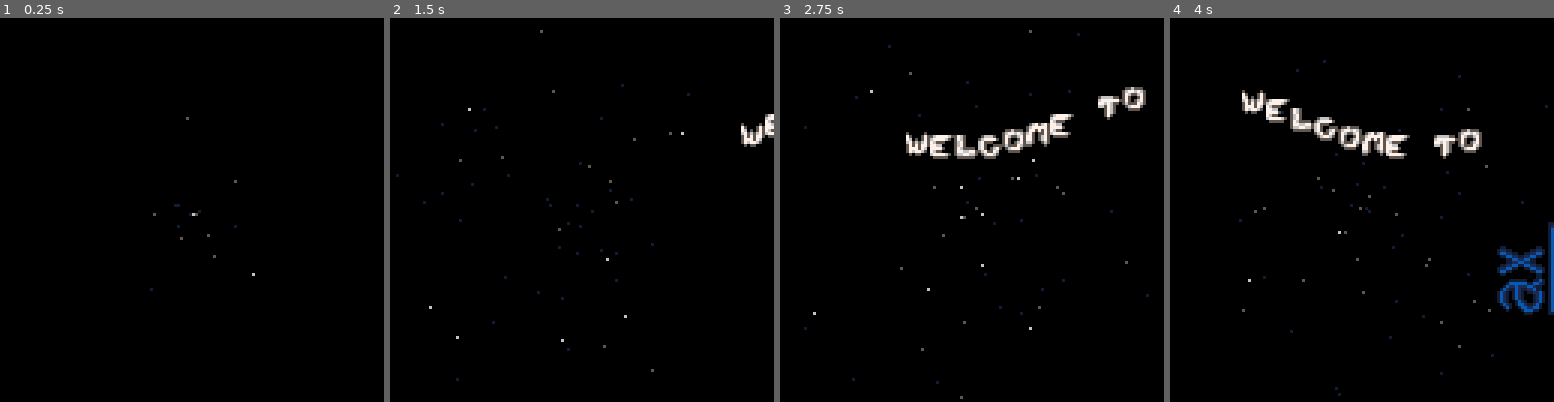
Above: before the commit, frames 1-4 (left to right).
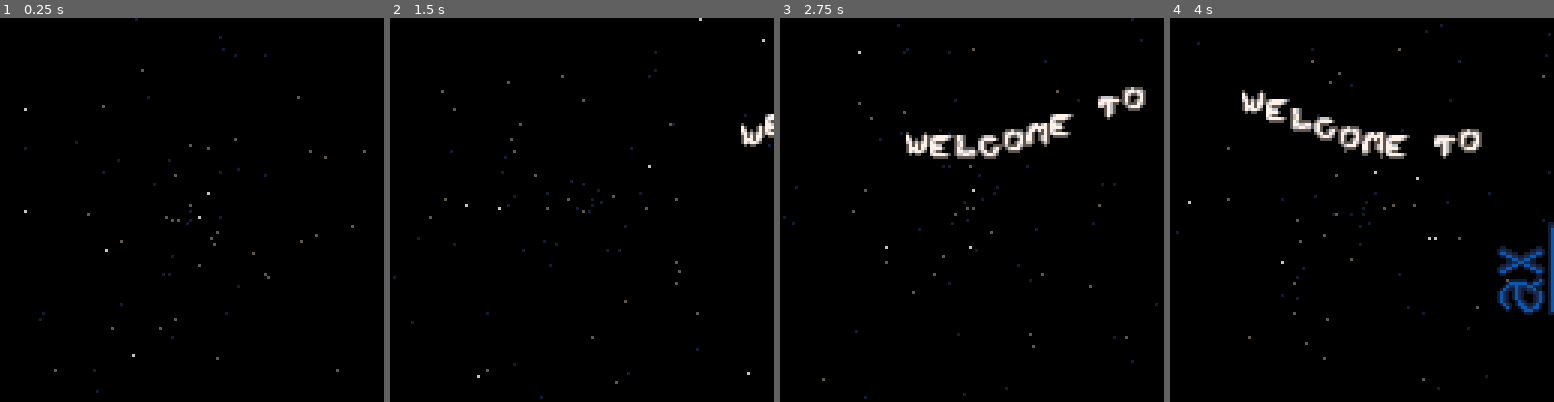
Above: after the commit, the same moments.

Repository: MichaelEllnebrand/axilans
Game: PICO-8 cartridge 2019-10/axlan2019.p8
Two runs of this game, one before a commit and one after it. Both use one fixed random seed, a clock stepped at 60 frames per second and the inputs below.
Inputs:
- Up to frame 1 (0.25 s): no input
- Up to frame 2 (1.5 s): no input
- Up to frame 3 (2.75 s): no input
- Up to frame 4 (4 s): no input

The runs differ from the first frame. In frame 1, 0.5% of the frame differs, in the area x 6-96%, y 0-98%; in frame 2, 0.8%; in frame 3, 0.7%; in frame 4, 0.8%, in the area x 1-100%, y 1-99%.

Commit message:
Refactor and merge all forward starfields

Diff:
--- a/2019-10/axlan2019.p8
+++ b/2019-10/axlan2019.p8
@@ -6,8 +6,9 @@
 
 #include main.lua
 
+#include ..\common\starfield_forward.lua
+
 #include logo.lua
-#include starfield.lua
 #include text.lua
 
 __gfx__
--- a/2019-10/main.lua
+++ b/2019-10/main.lua
@@ -4,7 +4,7 @@
     recording_start_frame = 1
     recording_end_frame = 540
 
-    init_starfield()
+    init_starfield(100,{1,1,1,1,1,5,5,5,5,6},1)
     init_text()
     init_logo()
 end
--- a/2019-10/starfield.lua
+++ /dev/null
@@ -1,30 +0,0 @@
-function init_starfield()
-    stars={}
-    starsmax=100
-    starscol={1,1,1,1,1,5,5,5,5,6}
-end
-
-function update_starfield()
-    if (#stars < starsmax) then
-        --Spawn a star
-        local speedx=(rnd(4)-2)
-        local speedy=(rnd(4)-2)
-        local spawncol=starscol[flr(1+flr(rnd(10)))]
-        star={x=64,y=64,sx=speedx,sy=speedy,col=spawncol}
-        add(stars,star)
-    end
-    -- Move all stars
-    for star in all(stars) do
-        star.x+=star.sx
-        star.y+=star.sy
-        if (star.x<0 or star.x>127 or star.y<0 or star.y>127) then
-            del(stars,star)
-        end
-    end
-end
-
-function draw_starfield()
-    for star in all(stars) do
-        pset(star.x,star.y,star.col)
-    end
-end
--- a/2023-10/axilans2023.p8
+++ b/2023-10/axilans2023.p8
@@ -6,9 +6,10 @@
 
 #include main.lua
 
+#include ..\common\starfield_forward.lua
+
 #include logo.lua
 #include tunnel.lua
-#include starfield.lua
 
 
 __gfx__
--- a/2023-10/main.lua
+++ b/2023-10/main.lua
@@ -7,7 +7,7 @@
     recording_start_frame = 1
     recording_end_frame = 300
 
-    init_starfield()
+    init_starfield(1000,{1,2,3,4,5,6,7,8},1)
     init_tunnel()
 end
 
--- a/2024-11/axilans2024.p8
+++ b/2024-11/axilans2024.p8
@@ -6,11 +6,12 @@
 
 #include main.lua
 
+
+#include ..\common\starfield_forward.lua
 #include ..\common\text.lua
 
 #include infinity.lua
 #include particles.lua
-#include starfield.lua
 
 __gfx__
 00000000500000505677776557650000056665000556555005675675567777650000000056666550055655500000000000000000000000000000000000000000
--- a/2024-11/main.lua
+++ b/2024-11/main.lua
@@ -7,7 +7,7 @@
     background_color=0
 
     init_infinity()
-    init_starfield()
+    init_starfield(1000,{1,1,1,1,1,5,5,5,6,7})
     reset_particles()
 end
 
--- a/2024-11/starfield.lua
+++ /dev/null
@@ -1,38 +0,0 @@
-function init_starfield()
-    stars={}
-    starsmax=1000
-    starscol={1,1,1,1,1,5,5,5,6,7}
-    for i = 1, 60 do
-        update_starfield()
-    end
-end
-
-function update_starfield()
-    for i = 1, 10 do
-        if (#stars<starsmax) then
-            --Spawn a star
-            local angle = rnd()
-            local speedx = sin(angle)
-            local speedy = cos(angle)
-            local spawncol = starscol[1+flr(rnd(#starscol))]
-            star={x=64,y=64,sx=speedx,sy=speedy,col=spawncol}
-            add(stars,star)
-        end
-    end
-    -- Move all stars
-    for star in all(stars) do
-        star.x+=star.sx
-        star.y+=star.sy
-        star.sx*=1.02
-        star.sy*=1.02
-        if (star.x<0 or star.x>127 or star.y<0 or star.y>127) then
-            del(stars,star)
-        end
-    end
-end
-
-function draw_starfield()
-    for star in all(stars) do
-        pset(star.x,star.y,star.col)
-    end
-end
--- a/2023-10/starfield.lua
+++ b/common/starfield_forward.lua
@@ -1,20 +1,23 @@
-function init_starfield()
+function init_starfield(...)
+    local args={...}
+    if (args[1]==nil) then stars_max=500 else stars_max=args[1] end
+    if (args[2]==nil) then stars_colors={1,5,6} else stars_colors=args[2] end
+    if (args[3]==nil) then stars_accel=1.02 else stars_accel=args[3] end
+
     stars={}
-    starsmax=1000
-    starscol={1,2,3,4,5,6,7,8}
     for i = 1, 60 do
         update_starfield()
     end
 end
 
 function update_starfield()
-    for i = 1, 10 do
-        if (#stars<starsmax) then
+    for i = 1, (stars_max / 60) do
+        if (#stars<stars_max) then
             --Spawn a star
             local angle = rnd()
             local speedx = sin(angle)
             local speedy = cos(angle)
-            local spawncol = starscol[1+flr(rnd(#starscol))]
+            local spawncol = stars_colors[1+flr(rnd(#stars_colors))]
             star={x=64,y=64,sx=speedx,sy=speedy,col=spawncol}
             add(stars,star)
         end
@@ -23,6 +26,8 @@
     for star in all(stars) do
         star.x+=star.sx
         star.y+=star.sy
+        star.sx*=stars_accel
+        star.sy*=stars_accel
         if (star.x<0 or star.x>127 or star.y<0 or star.y>127) then
             del(stars,star)
         end
